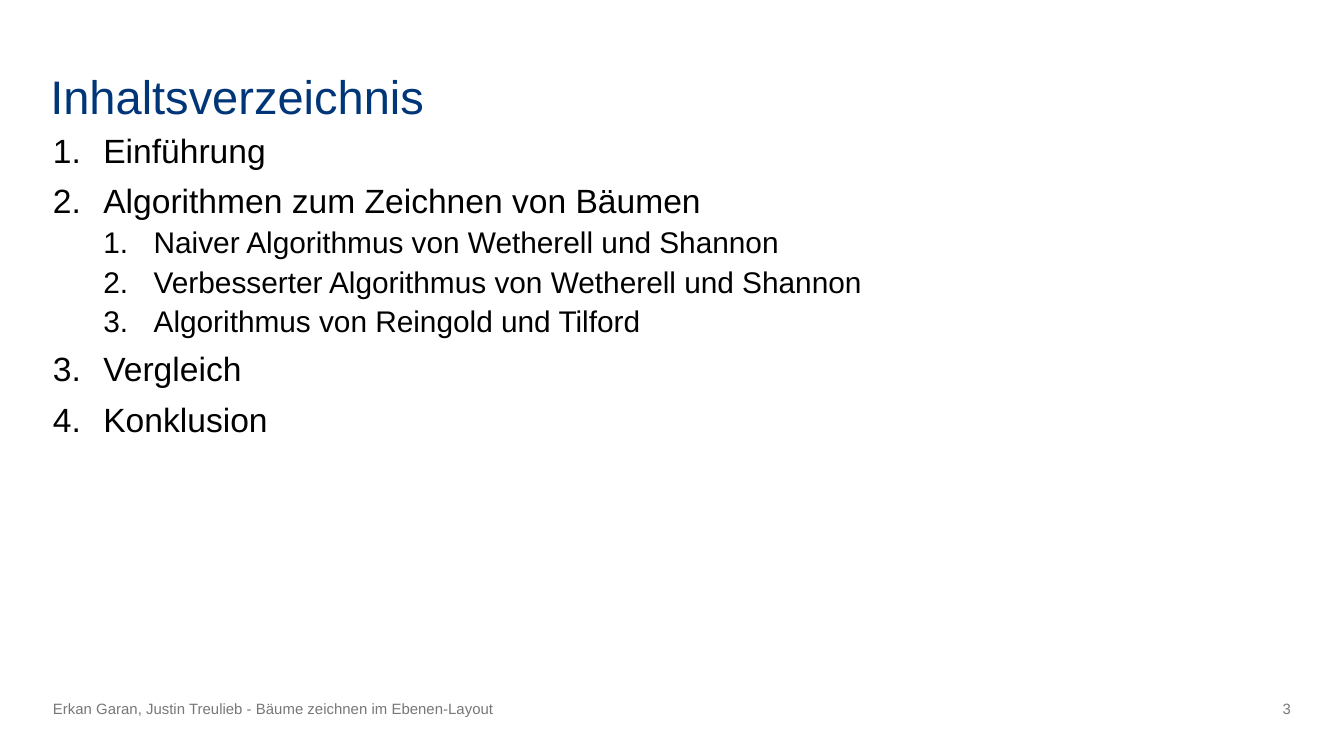
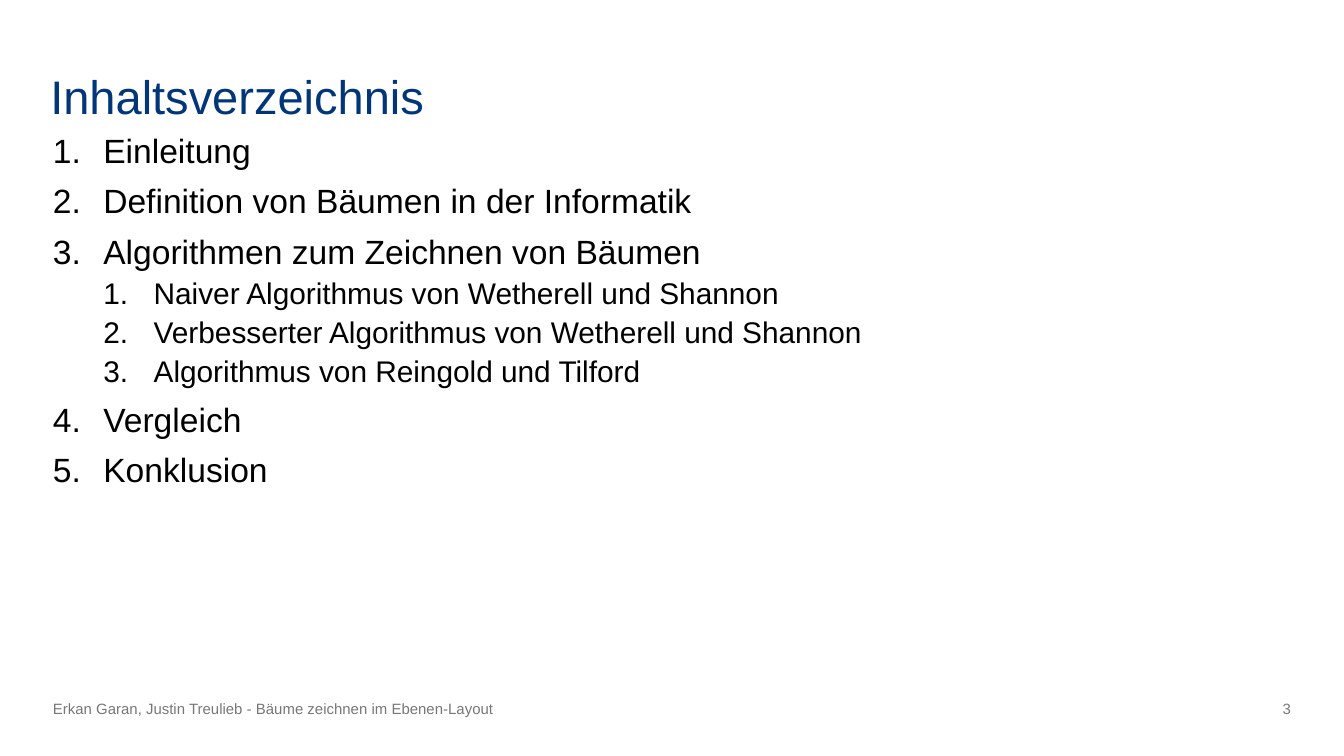
Before and after one commit to erkangrn/Praxsiprojekt, a slide deck: slide 3 of Powerpoint/Bäume zeichnen im Ebenen-Layout.pptx. Drawn at 1344x756 pixels with LibreOffice and Linux fonts; fonts in the diff are those of the drawing. Boxes give left, top, right and bottom in pixels: in the first picture for what was removed or moved away, otherwise in the second. Text is boxed around its words. In the diff, an @@ line names an element or a change of style, - is before the commit and + after.

```diff
--- a/Powerpoint/Bäume zeichnen im Ebenen-Layout.pptx
+++ b/Powerpoint/Bäume zeichnen im Ebenen-Layout.pptx
@@ text at [103,138,691,214]: text changed @@
-1. Einführung
+1. Einleitung
+2. Definition von Bäumen in der Informatik
```
Also in this commit, not shown: 1 other slide changed, 6 slides added.
